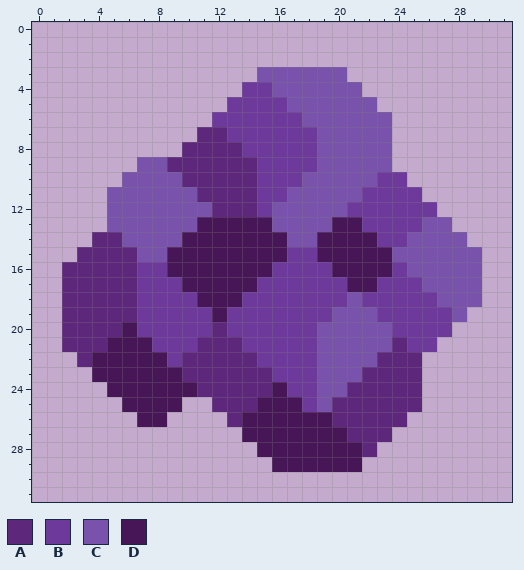
One commit to this pixel-art sprite: assets/sprites/items/cobalt.png. The picture above was drawn from the file before the commit.
The file is 32x32 pixels.
Palette (. is transparent): A #5d277b  B #6d3a9b  C #7852ab  D #461656
Pixels before, first column x 2:
 3 .............CCCCCC.........
 4 ............BBCCCCCC........
 5 ...........BBBBCCCCCC.......
 6 ..........BBBBBBCCCCCC......
 7 .........AABBBBBBCCCCC......
 8 ........AAAABBBBBCCCCC......
 9 .....CCAAAAAABBBBCCCCC......
10 ....CCCCAAAAABBBCCCCCBB.....
11 ...CCCCCCAAAABBCCCCCBBBB....
12 ...CCCCCCCAAABCCCCCBBBBBB...
13 ...CCCCCCDDDDDCCCCDDBBBBCC..
14 ..AACCCCDDDDDDDCCDDDDBBCCCC.
15 .AAAACCDDDDDDDDBBDDDDDCCCCCC
16 AAAAABBDDDDDDDBBBBDDDDBCCCCC
17 AAAAABBBDDDDDBBBBBBDDBBBCCCC
18 AAAAABBBBDDDBBBBBBBCBBBBBCCC
19 AAAAABBBBBDBBBBBBBCCCBBBBBC.
20 AAAADBBBBBABBBBBBCCCCCBBBB..
21 AAADDDBBBAAABBBBBCCCCCABB...
22 .ADDDDDBAAAAABBBBCCCCAAA....
23 ..DDDDDDAAAAAABBBCCCAAAA....
24 ...DDDDDDAAAAADBBCCAAAAA....
25 ....DDDD..AAADDDBCAAAAAA....
26 .....DD....ADDDDDDAAAAA.....
27 ............DDDDDDDAAA......
28 .............DDDDDDDA.......
29 ..............DDDDDD........
The result:
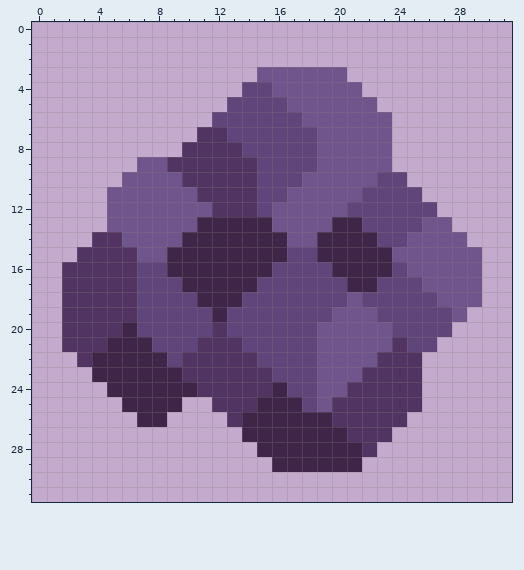
Change:
Colour A changes from #5d277b to #523463.
Colour B changes from #6d3a9b to #60457a.
Colour C changes from #7852ab to #70548c.
Colour D changes from #461656 to #3f2548.
Pixel boxes of the changes (left, top, right, bottom) in both pictures:
changed: (62, 67, 482, 472)
